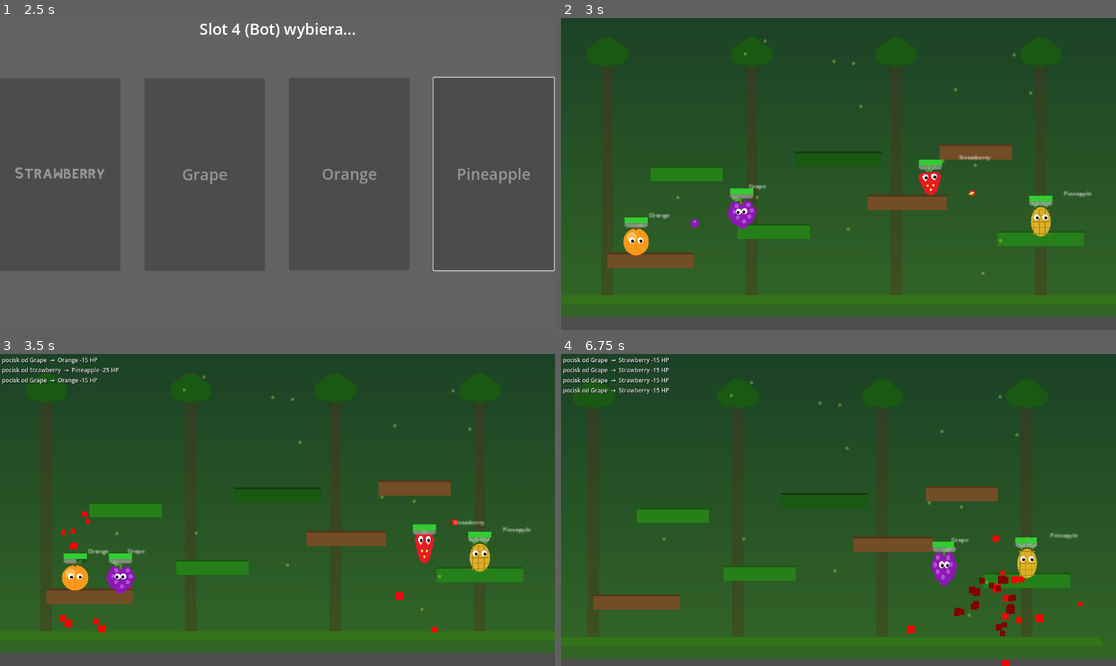
Above: before the commit, frames 1-4 (two rows, left to right).
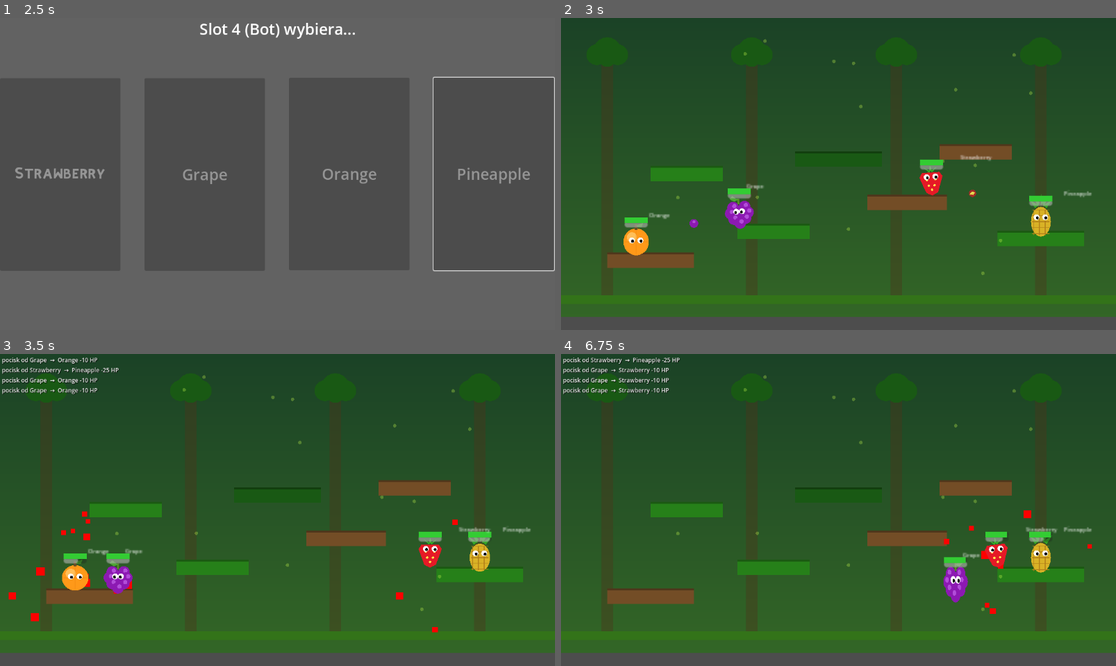
Above: after the commit, the same moments.

Repository: mamamd3/Fruit-Game
Game: Godot game, scene res://scenes/ui/main_menu.tscn
Two runs of this game, one before a commit and one after it. Both use one fixed random seed, a clock stepped at 60 frames per second and the inputs below.
Inputs (mouse positions are in pixels of both pictures, inside the frame that each line leads up to):
- Up to frame 1 (2.5 s): click "▶ Start gra lokalna" at 0.5 s; click "Orange" at 1.25 s; click "Pineapple" at 2 s
- Up to frame 2 (3 s): move the mouse to (960, 158) at 2.77 s
- Up to frame 3 (3.5 s): no input
- Up to frame 4 (6.75 s): move the mouse to (727, 525) at 3.52 s; move the mouse to (894, 441) at 4.27 s; move the mouse to (810, 572) at 5.02 s; move the mouse to (1005, 556) at 5.77 s; move the mouse to (672, 463) at 6.52 s

Frame 1 is identical in both runs. In frame 2, 0.5% of the frame differs, in the area x 23-78%, y 43-68%; in frame 3, 1.4%; in frame 4, 9.5%, in the area x 0-100%, y 1-100%.

Commit message:
feat: implement global game state manager and mark v0.6.0 roadmap tasks as complete

Diff:
--- a/scripts/core/global.gd
+++ b/scripts/core/global.gd
@@ -40,10 +40,10 @@
 # Oryginalne staty — NIGDY nie modyfikuj tego słownika.
 # Służy jako source-of-truth przy każdym reset_all().
 const ORIGINAL_BASE_CHARACTERS: Dictionary = {
-	"Strawberry": { "hp": 100, "speed": 80,  "dmg": 25, "range": 100, "fire_rate": 0.8 },
-	"Orange":     { "hp": 50,  "speed": 90,  "dmg": 50, "range": 400, "fire_rate": 2.5 },
-	"Pineapple":  { "hp": 200, "speed": 60,  "dmg": 30, "range": 80,  "fire_rate": 0.5 },
-	"Grape":      { "hp": 80,  "speed": 100, "dmg": 15, "range": 150, "fire_rate": 0.2 },
+	"Strawberry": { "hp": 120, "speed": 85,  "dmg": 25, "range": 120, "fire_rate": 0.7 },
+	"Orange":     { "hp": 60,  "speed": 95,  "dmg": 65, "range": 450, "fire_rate": 2.0 },
+	"Pineapple":  { "hp": 250, "speed": 55,  "dmg": 40, "range": 80,  "fire_rate": 0.6 },
+	"Grape":      { "hp": 90,  "speed": 110, "dmg": 10, "range": 180, "fire_rate": 0.15 },
 }
 
 # Kopia robocza — może być modyfikowana przez mody (thick_skin, seed_collector itp.)
@@ -60,27 +60,27 @@
 	"radioactive_seed":   { "name": "Radioaktywna pestka",    "emoji": "☢️",  "category": "projectile", "trigger": "on_hit",     "desc": "Przy trafieniu zostaje toksyczna plama na 3 sek." },
 	"rot_shot":           { "name": "Strzał zgnilizny",       "emoji": "🦠",  "category": "projectile", "trigger": "on_hit",     "desc": "Trafiony wróg gnije o 3 sek szybciej." },
 	"magnetic_seed":      { "name": "Magnetyczna pestka",     "emoji": "🧲",  "category": "projectile", "trigger": "on_shoot",   "desc": "Pocisk skręca w kierunku wroga w zasięgu 2m." },
-	"thick_skin":         { "name": "Gruba skórka",           "emoji": "🥊",  "category": "defense",    "trigger": "on_apply",   "desc": "Maksymalne HP +25." },
+	"thick_skin":         { "name": "Gruba skórka",           "emoji": "🥊",  "category": "defense",    "trigger": "on_apply",   "desc": "Maksymalne HP +35." },
 	"juicy_core":         { "name": "Soczyste wnętrze",       "emoji": "💧",  "category": "defense",    "trigger": "on_hit",     "desc": "Odzyskujesz 15% brakującego HP przy trafieniu wroga." },
 	"wax_coat":           { "name": "Woskowa powłoka",        "emoji": "🕯️",  "category": "defense",    "trigger": "on_receive", "desc": "Blokujesz pierwsze trafienie w rundzie." },
-	"thorn_shield":       { "name": "Kolczasta tarcza",       "emoji": "🌵",  "category": "defense",    "trigger": "on_receive", "desc": "Wrogowie trafiający cię dostają -3 HP." },
-	"hard_fruit":         { "name": "Twardy owoc",            "emoji": "🪨",  "category": "defense",    "trigger": "on_receive", "desc": "Redukcja wszystkich obrażeń o 10%." },
-	"antirot":            { "name": "Antyzgnilizna",          "emoji": "🧴",  "category": "defense",    "trigger": "passive",    "desc": "Gnijesz o 5 sek wolniej." },
+	"thorn_shield":       { "name": "Kolczasta tarcza",       "emoji": "🌵",  "category": "defense",    "trigger": "on_receive", "desc": "Wrogowie trafiający cię dostają -5 HP." },
+	"hard_fruit":         { "name": "Twardy owoc",            "emoji": "🪨",  "category": "defense",    "trigger": "on_receive", "desc": "Redukcja wszystkich obrażeń o 15%." },
+	"antirot":            { "name": "Antyzgnilizna",          "emoji": "🧴",  "category": "defense",    "trigger": "passive",    "desc": "Gnijesz o 10 sek wolniej." },
 	"preservative":       { "name": "Konserwant",             "emoji": "🛡️",  "category": "defense",    "trigger": "on_apply",   "desc": "Przez pierwsze 15 sek rundy jesteś odporny na efekty negatywne." },
 	"second_fruit":       { "name": "Drugi owoc",             "emoji": "🍀",  "category": "defense",    "trigger": "on_lethal",  "desc": "Raz na rundę przeżywasz śmiertelny cios z 5 HP." },
 	"still_green":        { "name": "Zielony jeszcze",        "emoji": "🌿",  "category": "defense",    "trigger": "passive",    "desc": "Gdy HP < 30%, regenerujesz 1 HP co 2 sek." },
-	"stone_seed":         { "name": "Kamienna pestka",        "emoji": "🗿",  "category": "defense",    "trigger": "on_apply",   "desc": "+8 pancerza, ale -10% prędkości ruchu." },
+	"stone_seed":         { "name": "Kamienna pestka",        "emoji": "🗿",  "category": "defense",    "trigger": "on_apply",   "desc": "+10 pancerza, ale -10% prędkości ruchu." },
 	"extra_bounce":       { "name": "Dodatkowe odbicie",      "emoji": "↩️",  "category": "bounce",     "trigger": "on_shoot",   "desc": "Pocisk odbija się o +1 powierzchnię więcej." },
 	"accelerating_bounce":{ "name": "Przyspieszające odbicie","emoji": "⚡",  "category": "bounce",     "trigger": "on_bounce",  "desc": "Każde odbicie zwiększa prędkość pocisku o 10%." },
 	"destroying_bounce":  { "name": "Niszczące odbicie",      "emoji": "💢",  "category": "bounce",     "trigger": "on_bounce",  "desc": "Każde odbicie dodaje +5 DMG." },
 	"magnetic_bounce":    { "name": "Magnetyczne odbicie",    "emoji": "🧲",  "category": "bounce",     "trigger": "on_bounce",  "desc": "Po odbiciu pocisk leci w stronę najbliższego wroga przez 2 sek." },
 	"mirror_skin":        { "name": "Lustrzana skórka",       "emoji": "🪞",  "category": "defense",    "trigger": "on_receive", "desc": "10% szansa na odbicie ataku wroga." },
-	"rage_bounce":        { "name": "Wściekłe odbicie",       "emoji": "😡",  "category": "bounce",     "trigger": "on_bounce",  "desc": "Odbity pocisk zadaje 30% więcej obrażeń." },
+	"rage_bounce":        { "name": "Wściekłe odbicie",       "emoji": "😡",  "category": "bounce",     "trigger": "on_bounce",  "desc": "Odbity pocisk zadaje 40% więcej obrażeń." },
 	"ripe_sprint":        { "name": "Dojrzały sprint",        "emoji": "👟",  "category": "passive",    "trigger": "on_apply",   "desc": "Prędkość ruchu +15%." },
 	"rot_accelerator":    { "name": "Przyspieszacz gnicia",   "emoji": "💀",  "category": "area",       "trigger": "passive",    "desc": "Wrogowie w twoim zasięgu gniją 15% szybciej." },
 	"rot_explosion":      { "name": "Gnilna eksplozja",       "emoji": "🌋",  "category": "defense",    "trigger": "passive",    "desc": "Gdy HP < 20%, odpychasz wrogów i leczysz 10 HP (jednorazowo)." },
 	"seed_collector":     { "name": "Kolekcjoner pestek",     "emoji": "🌰",  "category": "projectile", "trigger": "on_hit",     "desc": "Każde trafienie bez otrzymania ciosu daje +1 DMG. Reset przy ciosie." },
-	"fruit_streak":       { "name": "Owocowa passa",          "emoji": "🔥",  "category": "projectile", "trigger": "on_hit",     "desc": "3 trafienia z rzędu = następny pocisk +30% obrażeń." },
+	"fruit_streak":       { "name": "Owocowa passa",          "emoji": "🔥",  "category": "projectile", "trigger": "on_hit",     "desc": "3 trafienia z rzędu = następny pocisk +40% obrażeń." },
 	"mod_duplicator":     { "name": "Duplikator modów",       "emoji": "🔄",  "category": "passive",    "trigger": "on_apply",   "desc": "Losowy posiadany modyfikator zostaje skopiowany." },
 	"bouncy":   { "name": "Odbijające pociski", "emoji": "↩️", "category": "bounce",     "trigger": "on_shoot",   "desc": "Pociski odbijają się 4 razy." },
 	"spinning": { "name": "Wirujące pociski",   "emoji": "🌪️", "category": "projectile", "trigger": "passive",    "desc": "Pociski poruszają się sinusoidalnie." },
Not shown, changed: README.md
Not shown, changed: ROADMAP.md
